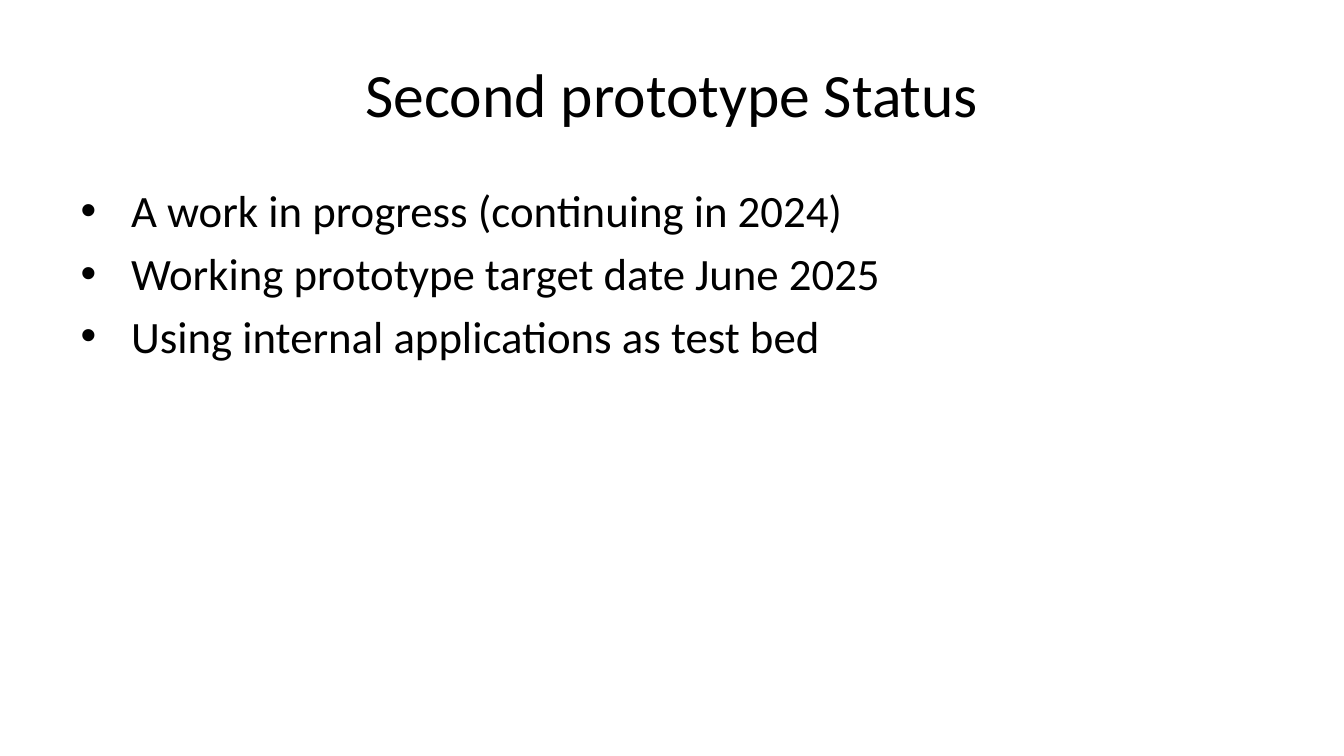
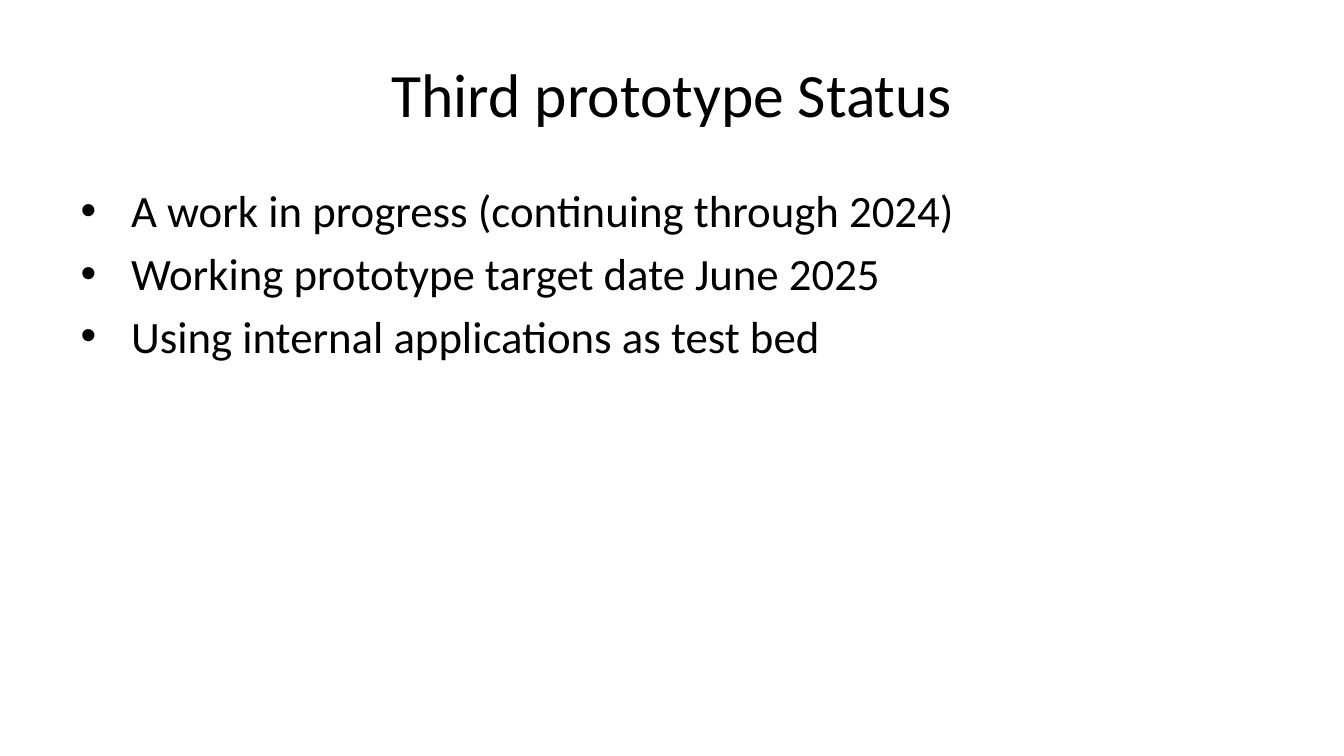
Before and after one commit to caltechlibrary/newt, a slide deck: slide 22 of presentation3/newt-p3.pptx (slide 19 before the commit). Drawn at 1344x756 pixels with LibreOffice and Linux fonts; fonts in the diff are those of the drawing. Boxes give left, top, right and bottom in pixels: in the first picture for what was removed or moved away, otherwise in the second. Text is boxed around its words. In the diff, an @@ line names an element or a change of style, - is before the commit and + after.

Commit message:
sketch 3rd prototype for when I get a chance to work on it again

```diff
--- a/presentation3/newt-p3.pptx
+++ b/presentation3/newt-p3.pptx
@@ title at <box>392,74,952,127</box>: text changed @@
-Second prototype Status
+Third prototype Status
@@ text at <box>131,194,953,235</box>: text changed @@
-• A work in progress (continuing in 2024)
+• A work in progress (continuing through 2024)
```
Also in this commit, not shown: 16 other slides changed, 5 slides added, 1 slide removed, 52 other files.
